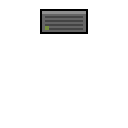
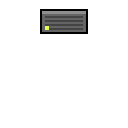
Revision of a layered w=128, h=128 image; what changed, layer by layer:
added layer "Symbol_Mustard" above "Symbol_Tear" over [45, 26, 49, 30]
hid "Symbol_Tear" over [45, 26, 49, 30]
